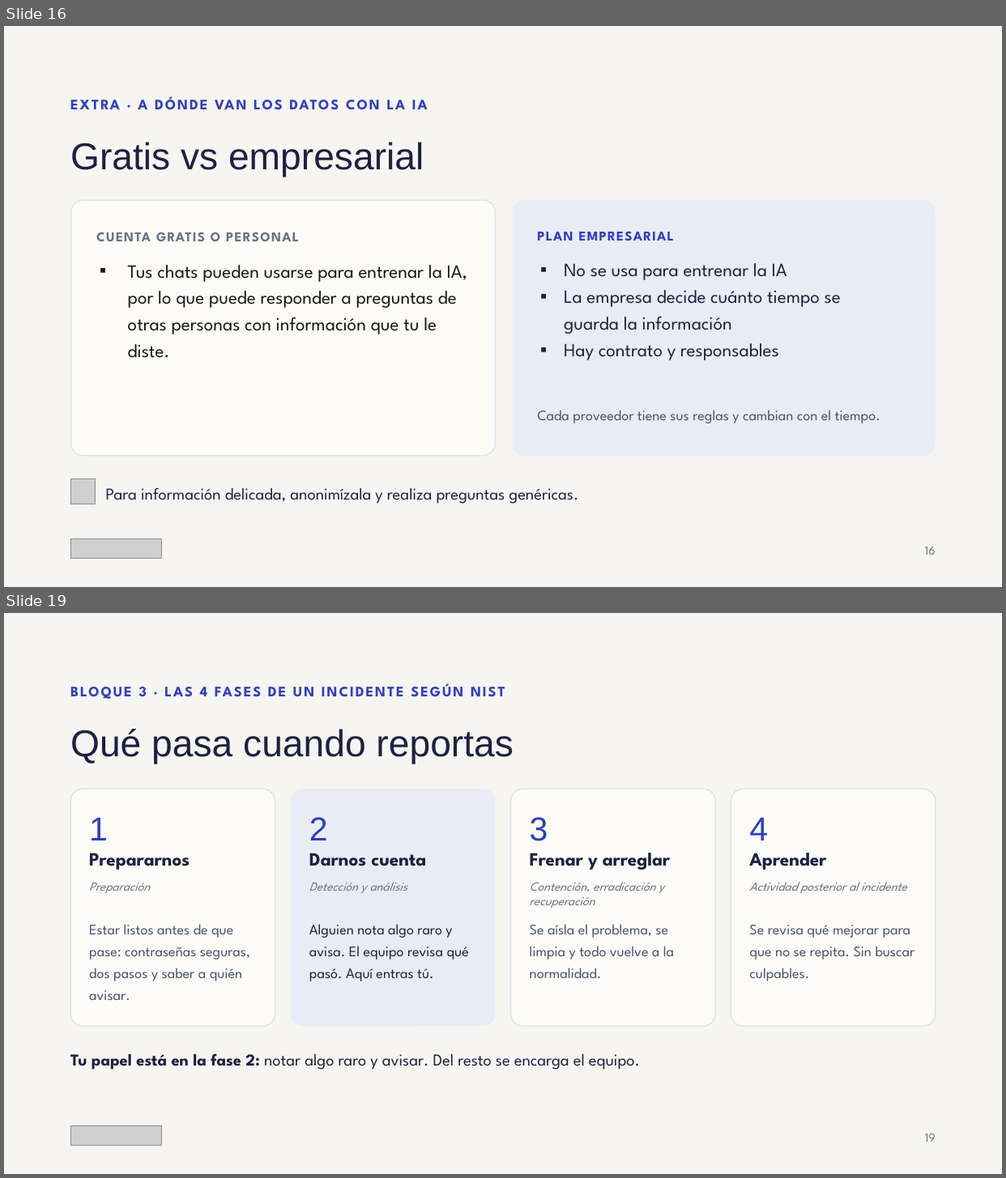
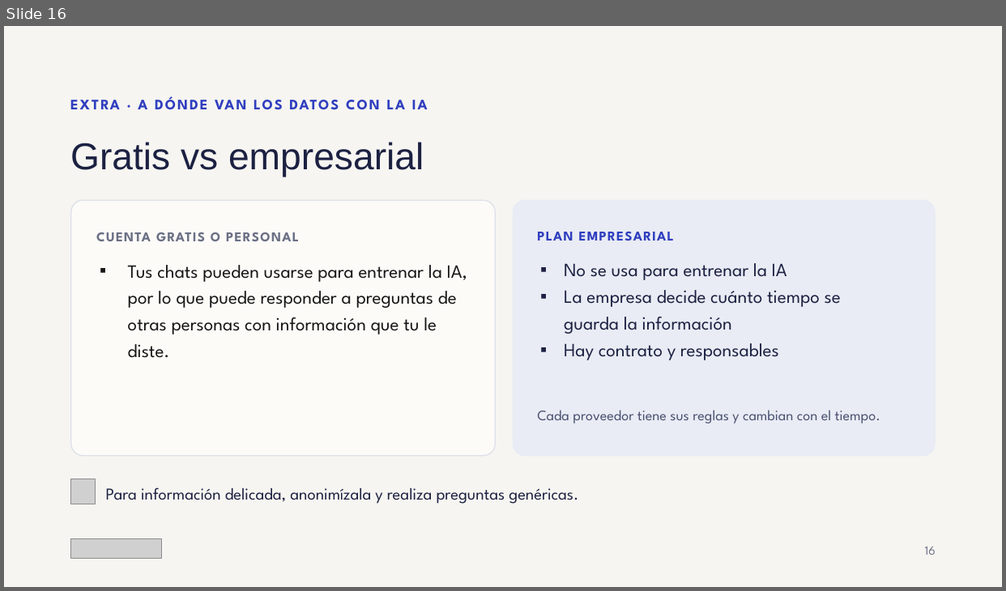
Before and after one commit to pralogy/claudecloudetemasgenerales, a slide deck: Ciberseguridad_sin_ansiedad.pptx. Shown one above the other, each under a label of ours: slides 16 and 19 before the commit, slide 16 after it; the slides between them are not shown. The pictures are 1006x1178 and 1006x591 pixels, drawn with LibreOffice and Linux fonts; fonts in the diff are those of the drawing; grey boxes stand for pictures. Boxes give left, top, right and bottom in pixels: in the first picture for what was removed or moved away, otherwise in the second. Text is boxed around its words. In the diff, an @@ line names an element or a change of style, - is before the commit and + after.

```diff
--- a/Ciberseguridad_sin_ansiedad.pptx
+++ b/Ciberseguridad_sin_ansiedad.pptx
@@ slide 19 removed at (4, 613, 1002, 1174), background #F6F5F1 @@
@@ text removed at (138, 687, 207, 696) @@
-BLOQUE 3 · LAS 4 FASES DE UN INCIDENTE SEGÚN NIST
@@ title removed at (70, 729, 513, 764) @@
-Qué pasa cuando reportas
@@ rounded rectangle removed at (70, 789, 275, 1026) @@
@@ rounded rectangle removed at (291, 789, 495, 1026) @@
@@ rounded rectangle removed at (511, 789, 715, 1026) @@
@@ rounded rectangle removed at (731, 789, 936, 1026) @@
@@ text removed at (89, 817, 108, 841) @@
-1
@@ text removed at (309, 817, 328, 841) @@
-2
@@ text removed at (530, 817, 548, 841) @@
-3
@@ text removed at (749, 817, 768, 841) @@
-4
@@ text removed at (89, 853, 189, 870) @@
-Prepararnos
@@ text removed at (309, 853, 426, 867) @@
-Darnos cuenta
@@ text removed at (530, 853, 670, 870) @@
-Frenar y arreglar
@@ text removed at (749, 853, 826, 870) @@
-Aprender
@@ text removed at (89, 883, 150, 893) @@
-Preparación
@@ text removed at (309, 882, 407, 893) @@
-Detección y análisis
@@ text removed at (530, 882, 664, 908) @@
-Contención, erradicación y recuperación
@@ text removed at (749, 882, 906, 893) @@
-Actividad posterior al incidente
@@ text removed at (89, 924, 250, 1000) @@
-Estar listos antes de que pase: contraseñas seguras, dos pasos y saber a quién avisar.
@@ text removed at (309, 924, 469, 982) @@
-Alguien nota algo raro y avisa. El equipo revisa qué pasó. Aquí entras tú.
@@ text removed at (530, 924, 674, 978) @@
-Se aísla el problema, se limpia y todo vuelve a la normalidad.
@@ text removed at (749, 925, 915, 982) @@
-Se revisa qué mejorar para que no se repita. Sin buscar culpables.
@@ text removed at (70, 1054, 640, 1070) @@
-Tu papel está en la fase 2: notar algo raro y avisar. Del resto se encarga el equipo.
@@ picture removed at (70, 1127, 162, 1145) @@
@@ text removed at (925, 1133, 936, 1142) @@
-19
```
Also in this commit, not shown: 7 slides changed, 5 slides added.
